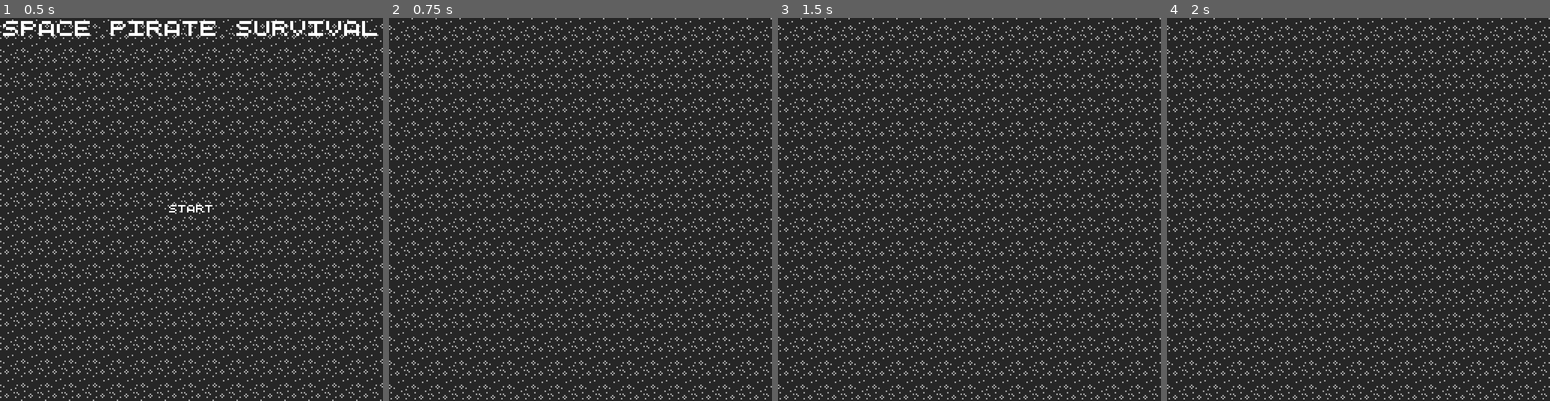
Above: before the commit, frames 1-4 (left to right).
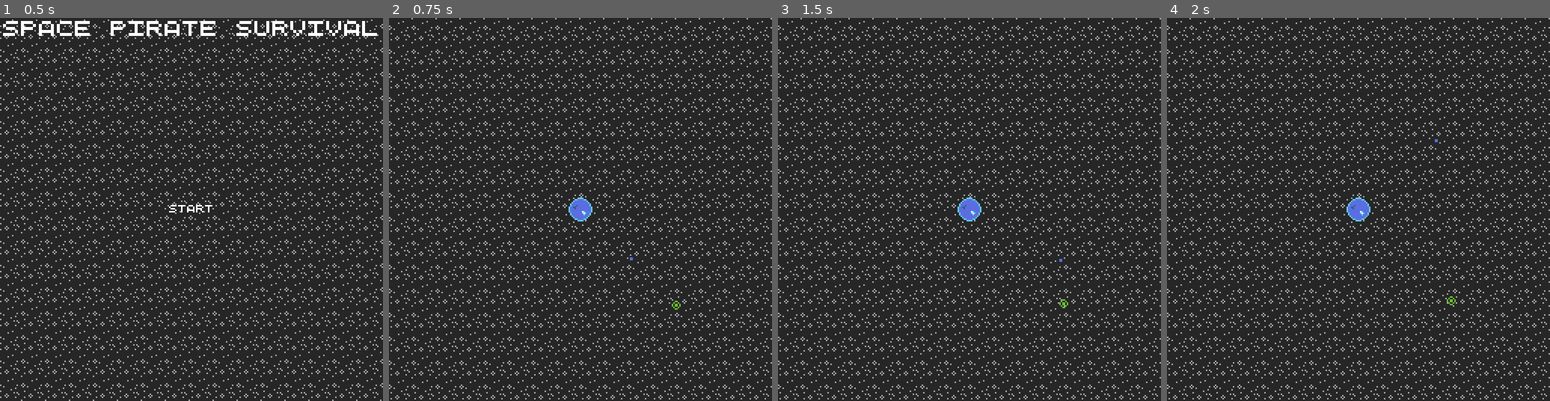
Above: after the commit, the same moments.

Repository: WinterAtne/Space-Pirate-Survival
Game: Godot game, scene res://scenes/main.tscn
Two runs of this game, one before a commit and one after it. Both use one fixed random seed, a clock stepped at 60 frames per second and the inputs below.
Inputs (mouse positions are in pixels of both pictures, inside the frame that each line leads up to):
- Up to frame 1 (0.5 s): no input
- Up to frame 2 (0.75 s): click "Start" at 0.5 s
- Up to frame 3 (1.5 s): tap Enter at 1.25 s; move the mouse to (1053, 190) at 1.27 s; hold Space (accelerate) from 1.28 s (still down); click (1053, 190) at 1.35 s
- Up to frame 4 (2 s): keep holding Space (accelerate)

Frame 1 is identical in both runs. In frame 2, 0.3% of the frame differs, in the area x 46-77%, y 46-77%; in frame 3, 0.3%; in frame 4, 0.3%.

Commit message:
Made levels work

Diff:
--- a/scenes/background.tscn
+++ b/scenes/background.tscn
@@ -8,10 +8,12 @@
 
 [node name="ParallaxLayer" type="ParallaxLayer" parent="."]
 unique_name_in_owner = true
+show_behind_parent = true
 motion_mirroring = Vector2(256, 256)
 
 [node name="Sprite2D" type="Sprite2D" parent="ParallaxLayer"]
 modulate = Color(1, 1, 1, 0.501961)
+show_behind_parent = true
 texture_repeat = 2
 position = Vector2(128, 128)
 texture = ExtResource("2_6f5ne")
--- a/scenes/levels/blue_giant.tscn
+++ b/scenes/levels/blue_giant.tscn
@@ -1,17 +1,14 @@
-[gd_scene load_steps=5 format=3 uid="uid://g1ubuagkiwnk"]
+[gd_scene load_steps=4 format=3 uid="uid://clbxsx0eefxuj"]
 
 [ext_resource type="PackedScene" uid="uid://ce1fhy5kjimtn" path="res://scenes/levels/level.tscn" id="1_pktl3"]
-[ext_resource type="Script" path="res://scenes/spawner.gd" id="2_cd3oh"]
 [ext_resource type="PackedScene" uid="uid://c2luwm5bufp88" path="res://scenes/star.tscn" id="3_rj3nd"]
 [ext_resource type="PackedScene" uid="uid://cbpsk81alsgdf" path="res://scenes/spawner.tscn" id="4_po5be"]
 
 [node name="BlueGiant" instance=ExtResource("1_pktl3")]
-script = ExtResource("2_cd3oh")
-ship = null
-spawn_distance_offset = 50.0
-min_wait_time = 1.2
-wait_time_step = 0.1
 
-[node name="Star" parent="." index="2" instance=ExtResource("3_rj3nd")]
+[node name="Player" parent="." index="1"]
+position = Vector2(64, 64)
 
-[node name="Spawner" parent="." index="3" instance=ExtResource("4_po5be")]
+[node name="Spawner" parent="." index="2" instance=ExtResource("4_po5be")]
+
+[node name="Star" parent="." index="3" instance=ExtResource("3_rj3nd")]
--- a/scenes/main.gd
+++ b/scenes/main.gd
@@ -1,5 +1,12 @@
 extends Node2D
+
+@export var level : PackedScene
+
+var current_level : Node2D
 
 func _on_start_button_down():
 	%MainMenu.visible = false
 	%Background.set_process(false)
+
+	current_level = level.instantiate()
+	add_child(current_level)
--- a/scenes/main.tscn
+++ b/scenes/main.tscn
@@ -1,11 +1,30 @@
-[gd_scene load_steps=4 format=3 uid="uid://coer8fit0pos3"]
+[gd_scene load_steps=9 format=3 uid="uid://coer8fit0pos3"]
 
 [ext_resource type="PackedScene" uid="uid://jer0xh2pay0i" path="res://scenes/ui/main_menu.tscn" id="1_gqstx"]
 [ext_resource type="Script" path="res://scenes/main.gd" id="1_il5e1"]
+[ext_resource type="PackedScene" uid="uid://ce1fhy5kjimtn" path="res://scenes/levels/level.tscn" id="2_e6a44"]
 [ext_resource type="PackedScene" uid="uid://bplfgyksvl84s" path="res://scenes/background.tscn" id="3_ds0d2"]
+[ext_resource type="Script" path="res://scenes/spawner.gd" id="3_vwvr6"]
+[ext_resource type="PackedScene" uid="uid://c2luwm5bufp88" path="res://scenes/star.tscn" id="4_0d6a1"]
+[ext_resource type="PackedScene" uid="uid://cbpsk81alsgdf" path="res://scenes/spawner.tscn" id="5_xufx0"]
+
+[sub_resource type="PackedScene" id="PackedScene_cwmxt"]
+_bundled = {
+"base_scene": 0,
+"conn_count": 0,
+"conns": PackedInt32Array(),
+"editable_instances": [],
+"names": PackedStringArray("BlueGiant", "script", "ship", "spawn_distance_offset", "min_wait_time", "wait_time_step", "Camera", "Player", "position", "Star", "Spawner", "player"),
+"node_count": 4,
+"node_paths": [],
+"nodes": PackedInt32Array(-1, -1, 2147483647, 0, -1, 5, 1, 1, 2, 2, 3, 3, 4, 4, 5, 5, 0, 0, 0, 2147483647, 524295, -1, 1, 8, 6, 0, 0, 0, 2147483647, 786441, 7, 0, 0, 0, 0, 2147483647, 1048586, 8, 1, 1073741835, 9, 0),
+"variants": [ExtResource("2_e6a44"), ExtResource("3_vwvr6"), null, 50.0, 1.2, 0.1, Vector2(64, 64), ExtResource("4_0d6a1"), ExtResource("5_xufx0"), NodePath("../Player")],
+"version": 3
+}
 
 [node name="Main" type="Node2D"]
 script = ExtResource("1_il5e1")
+level = SubResource("PackedScene_cwmxt")
 
 [node name="MainMenu" parent="." instance=ExtResource("1_gqstx")]
 unique_name_in_owner = true
